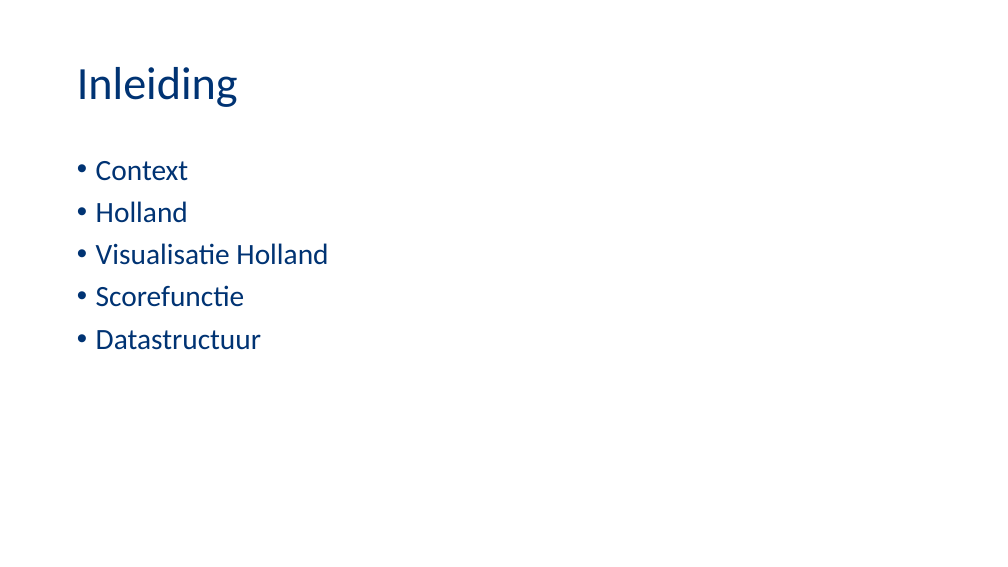
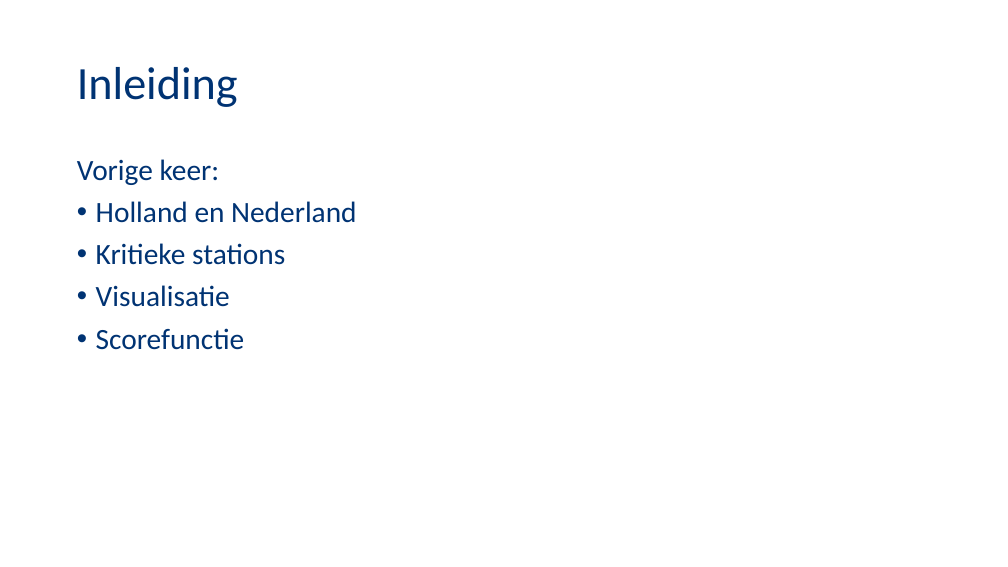
Before and after one commit to NegativeNancy/Team_Arjan, a slide deck: slide 2 of Presentatie2.pptx. Drawn at 1008x567 pixels with LibreOffice and Linux fonts; fonts in the diff are those of the drawing; background and template pictures are left out. Boxes give left, top, right and bottom in pixels: in the first picture for what was removed or moved away, otherwise in the second. Text is boxed around its words. In the diff, an @@ line names an element or a change of style, - is before the commit and + after.

```diff
--- a/Presentatie2.pptx
+++ b/Presentatie2.pptx
@@ text at (77, 159, 356, 307): text changed @@
-• Context
-• Holland
-• Visualisatie Holland
+Vorige keer:
+• Holland en Nederland
+• Kritieke stations
+• Visualisatie
@@ text at (96, 330, 261, 350): paragraph removed @@
-• Datastructuur
```
Also in this commit, not shown: 2 other slides changed.
